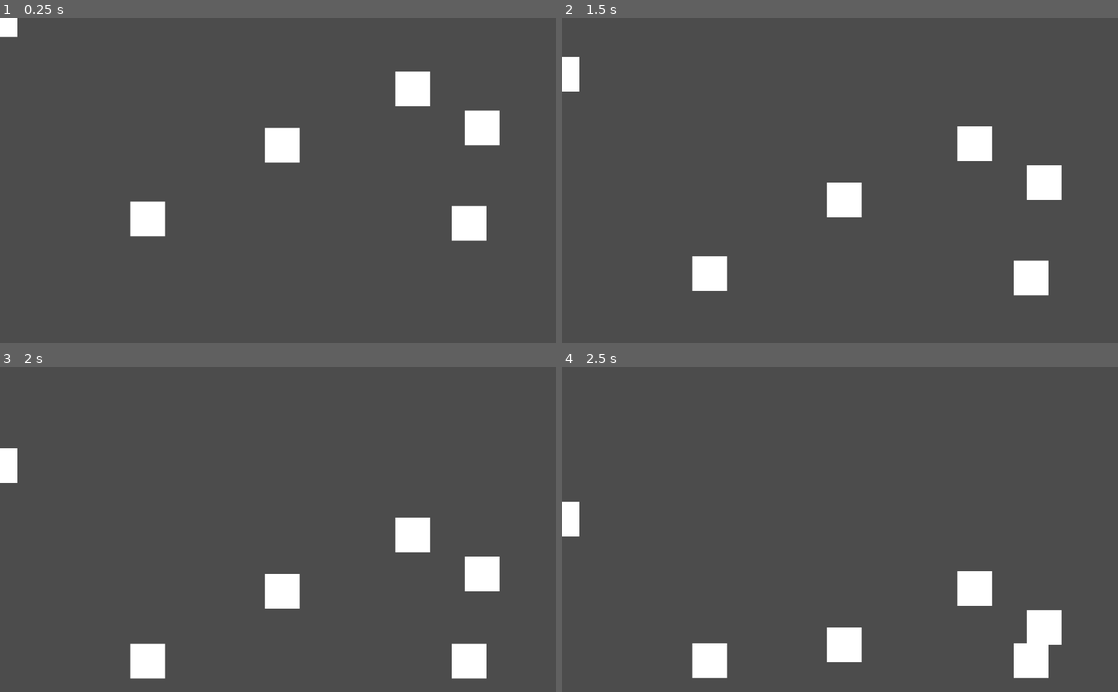
Above: before the commit, frames 1-4 (two rows, left to right).
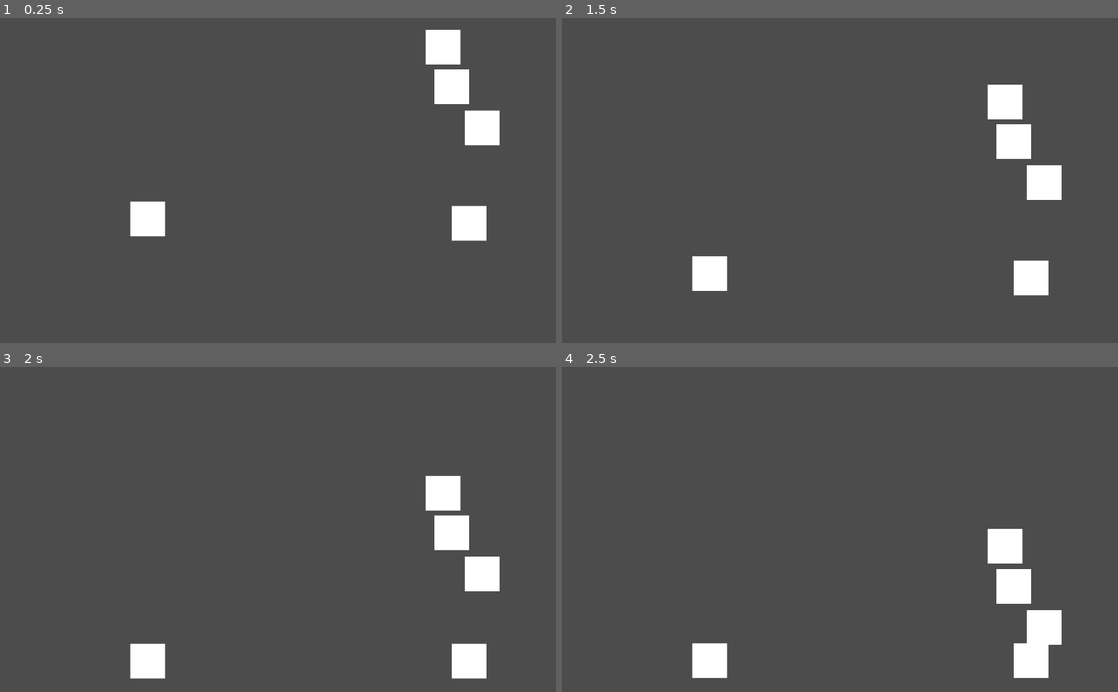
Above: after the commit, the same moments.

Repository: ther0n/Blocki
Game: Godot game, scene res://test.tscn
The game is run twice, just before and just after one commit, with the same random seed, the same clock (stepped at 60 frames per second) and the same inputs.
Inputs:
- Up to frame 1 (0.25 s): no input
- Up to frame 2 (1.5 s): no input
- Up to frame 3 (2 s): no input
- Up to frame 4 (2.5 s): no input

The runs differ from the first frame. In frame 1, 2.9% of the frame differs, in the area x 0-85%, y 0-45%; in frame 2, 3.0%; in frame 3, 3.1%, in the area x 0-85%, y 25-75%; in frame 4, 3.0%.

Commit message:
multiple controllers

Diff:
--- /dev/null
+++ b/global.gd
@@ -0,0 +1,21 @@
+extends Node
+
+
+# Declare member variables here. Examples:
+# var a = 2
+# var b = "text"
+onready var player = preload("res://player.tscn")
+var players = []
+
+# Called when the node enters the scene tree for the first time.
+func _ready():
+	for controller in Input.get_connected_joypads():
+		print(controller)
+		var new_player = player.instance()
+		new_player.set_device_id(controller)
+		players.append(new_player)
+
+
+# Called every frame. 'delta' is the elapsed time since the previous frame.
+#func _process(delta):
+#	pass
--- /dev/null
+++ b/input_manager.gd
@@ -0,0 +1,17 @@
+extends Node
+
+
+# Declare member variables here. Examples:
+# var a = 2
+# var b = "text"
+
+
+# Called when the node enters the scene tree for the first time.
+func _ready():
+	for controller in get_connected_joypads():
+
+
+
+# Called every frame. 'delta' is the elapsed time since the previous frame.
+#func _process(delta):
+#	pass
--- a/player.gd
+++ b/player.gd
@@ -7,6 +7,7 @@
 const MOVE_ACCEL = 500.0
 const MOVE_DEACCEL = 500.0
 const MOVE_MAX_VELOCITY = 140.0
+var device_id = -1
 
 
 # Called when the node enters the scene tree for the first time.
@@ -19,13 +20,14 @@
 	var step = state.get_step()
 
 	# Get the controls.
-	var move_left = Input.is_action_pressed("player_left")
-	var move_right = Input.is_action_pressed("player_right")
+	var move_x = Input.get_joy_axis(device_id, 0)
+	#var move_right = Input.is_action_pressed("player_right")
 
-	if move_left:
-		if lv.x > -MOVE_MAX_VELOCITY:
-			lv.x -= MOVE_ACCEL * step
-	elif move_right:
-		if lv.x < MOVE_MAX_VELOCITY:
-			lv.x += MOVE_ACCEL * step
+	if abs(lv.x) < MOVE_MAX_VELOCITY:
+		lv.x += move_x * MOVE_ACCEL * step
+
 	state.set_linear_velocity(lv)
+
+
+func set_device_id(new_device_id):
+	device_id = new_device_id
--- /dev/null
+++ b/player.tscn
@@ -0,0 +1,16 @@
+[gd_scene load_steps=3 format=2]
+
+[ext_resource path="res://player.gd" type="Script" id=1]
+
+[sub_resource type="RectangleShape2D" id=1]
+extents = Vector2( 32, 32 )
+
+[node name="Player" type="RigidBody2D"]
+position = Vector2( 47, 49 )
+script = ExtResource( 1 )
+
+[node name="Polygon2D" type="Polygon2D" parent="."]
+polygon = PoolVector2Array( -32, -32, 32, -32, 32, 32, -32, 32 )
+
+[node name="CollisionShape2D" type="CollisionShape2D" parent="."]
+shape = SubResource( 1 )
--- a/project.godot
+++ b/project.godot
@@ -18,6 +18,10 @@
 config/name="Blocki"
 run/main_scene="res://test.tscn"
 config/icon="res://icon.png"
+
+[autoload]
+
+Global="*res://global.gd"
 
 [input]
 
@@ -61,11 +65,11 @@
 "deadzone": 0.5,
 "events": [  ]
 }
-ui_home={
+ui_page_down={
 "deadzone": 0.5,
 "events": [  ]
 }
-ui_page_down={
+ui_home={
 "deadzone": 0.5,
 "events": [  ]
 }
@@ -73,18 +77,6 @@
 "deadzone": 0.5,
 "events": [  ]
 }
-player1_right={
-"deadzone": 0.5,
-"events": [ Object(InputEventJoypadMotion,"resource_local_to_scene":false,"resource_name":"","device":1,"axis":0,"axis_value":1.0,"script":null)
-, Object(InputEventKey,"resource_local_to_scene":false,"resource_name":"","device":0,"alt":false,"shift":false,"control":false,"meta":false,"command":false,"pressed":false,"scancode":16777233,"unicode":0,"echo":false,"script":null)
- ]
-}
-player1_left={
-"deadzone": 0.5,
-"events": [ Object(InputEventJoypadMotion,"resource_local_to_scene":false,"resource_name":"","device":1,"axis":0,"axis_value":-1.0,"script":null)
-, Object(InputEventKey,"resource_local_to_scene":false,"resource_name":"","device":0,"alt":false,"shift":false,"control":false,"meta":false,"command":false,"pressed":false,"scancode":16777231,"unicode":0,"echo":false,"script":null)
- ]
-}
 
 [rendering]
 
--- /dev/null
+++ b/test.gd
@@ -0,0 +1,19 @@
+extends Node2D
+
+
+# Declare member variables here. Examples:
+# var a = 2
+# var b = "text"
+
+
+# Called when the node enters the scene tree for the first time.
+func _ready():
+	for player in Global.players:
+		var root = get_tree().get_root()
+		var current_scene = root.get_child(root.get_child_count() -1)
+		current_scene.add_child(player)
+
+
+# Called every frame. 'delta' is the elapsed time since the previous frame.
+#func _process(delta):
+#	pass
--- a/test.tscn
+++ b/test.tscn
@@ -1,26 +1,21 @@
-[gd_scene load_steps=4 format=2]
+[gd_scene load_steps=5 format=2]
 
-[ext_resource path="res://player.gd" type="Script" id=1]
+[ext_resource path="res://test.gd" type="Script" id=2]
 
 [sub_resource type="RectangleShape2D" id=1]
 extents = Vector2( 32, 32 )
 
+[sub_resource type="PhysicsMaterial" id=3]
+friction = 0.2
+
 [sub_resource type="RectangleShape2D" id=2]
 extents = Vector2( 1231, 10 )
 
-[node name="Node2D" type="Node2D"]
-
-[node name="Player" type="RigidBody2D" parent="."]
-script = ExtResource( 1 )
-
-[node name="Polygon2D" type="Polygon2D" parent="Player"]
-polygon = PoolVector2Array( -32, -32, 32, -32, 32, 32, -32, 32 )
-
-[node name="CollisionShape2D" type="CollisionShape2D" parent="Player"]
-shape = SubResource( 1 )
+[node name="World" type="Node2D"]
+script = ExtResource( 2 )
 
 [node name="Cube2" type="RigidBody2D" parent="."]
-position = Vector2( 760, 128 )
+position = Vector2( 832.077, 124.104 )
 
 [node name="Polygon2D" type="Polygon2D" parent="Cube2"]
 polygon = PoolVector2Array( -32, -32, 32, -32, 32, 32, -32, 32 )
@@ -56,7 +51,7 @@
 shape = SubResource( 1 )
 
 [node name="Cube6" type="RigidBody2D" parent="."]
-position = Vector2( 520, 232 )
+position = Vector2( 816.099, 50.8343 )
 
 [node name="Polygon2D" type="Polygon2D" parent="Cube6"]
 polygon = PoolVector2Array( -32, -32, 32, -32, 32, 32, -32, 32 )
@@ -66,6 +61,7 @@
 
 [node name="StaticBody2D" type="StaticBody2D" parent="."]
 position = Vector2( 555, 584 )
+physics_material_override = SubResource( 3 )
 
 [node name="CollisionShape2D" type="CollisionShape2D" parent="StaticBody2D"]
 shape = SubResource( 2 )
